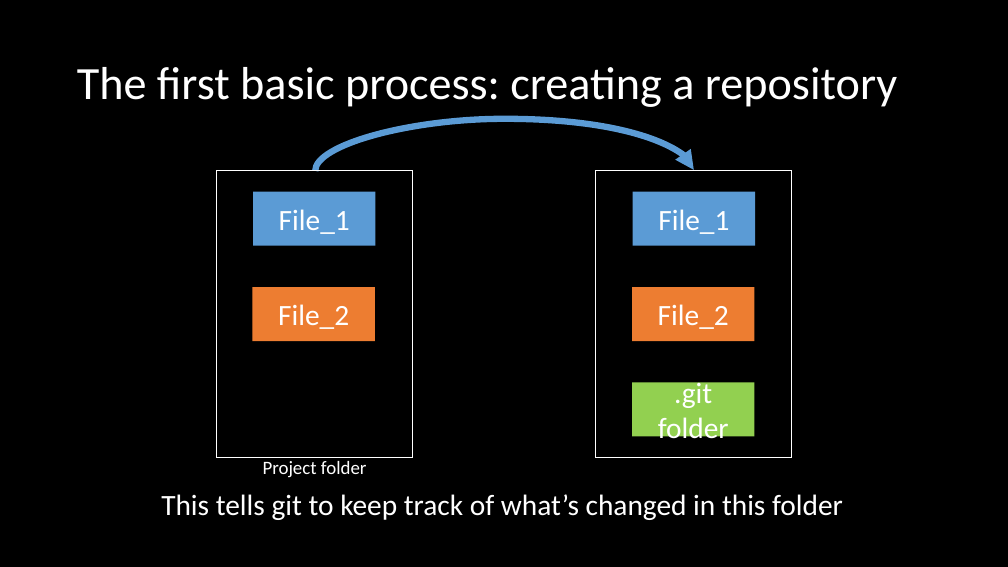
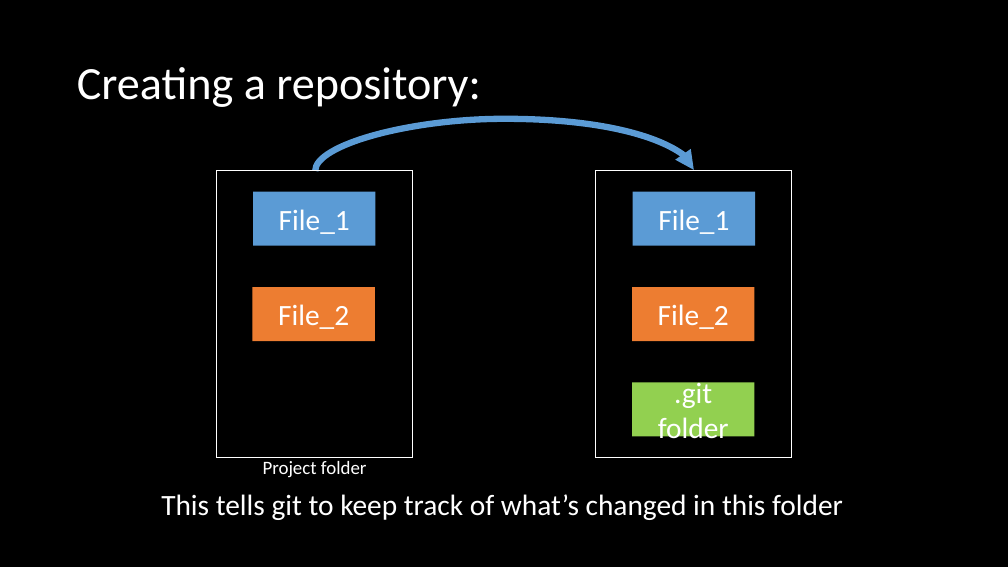
Before and after one commit to adsmithca/DFO_R_workshops, a slide deck: slide 12 of dfo_git_workshop/Using version control.pptx. Drawn at 1008x567 pixels with LibreOffice and Linux fonts; fonts in the diff are those of the drawing. Boxes give left, top, right and bottom in pixels: in the first picture for what was removed or moved away, otherwise in the second. Text is boxed around its words. In the diff, an @@ line names an element or a change of style, - is before the commit and + after.

Commit message:
Extended draft of the powerpoint
Still need to figure out if I want to present branching or collaboration first (likely I'll only be able to make it through one...). Also need to expand on the branches section

```diff
--- a/dfo_git_workshop/Using version control.pptx
+++ b/dfo_git_workshop/Using version control.pptx
@@ title at box(77, 67, 481, 107): text changed @@
-The first basic process: creating a repository
+Creating a repository:
```
Also in this commit, not shown: 6 other slides changed, 15 slides added, 7 slides removed, 7 other files.
